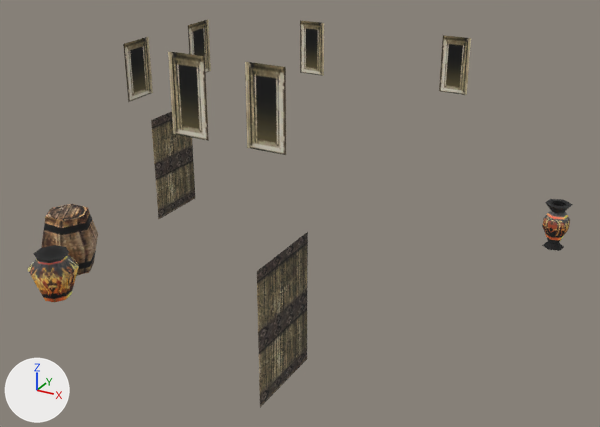
Before and after pictures for a commit that changed the COLLADA model client/art/meshes/props/hele_house_d_props.dae.
Before and after are seen from a 50 mm lens placed at (0.27, -0.46, 0.299), pointed at (0.003, 0.025, 0.056). The axes (+X, +Y, +Z) are drawn at lower left. The lights are the same throughout. Where no turn or scale is listed for an object, it has been applied to the vertices.
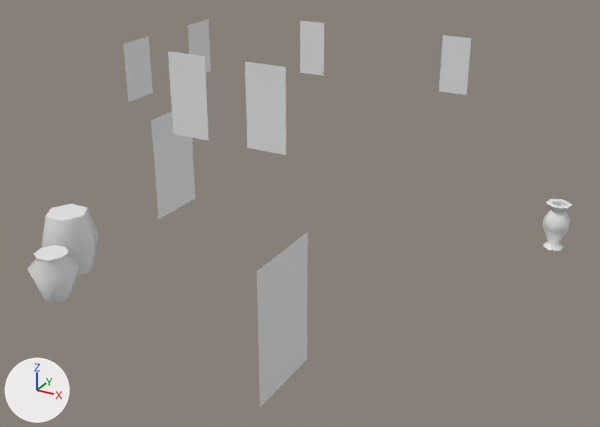
Patch to the scene script:
```diff
--- a/client/art/meshes/props/hele_house_d_props.dae.py
+++ b/client/art/meshes/props/hele_house_d_props.dae.py
@@ me_object1051mesh @@
 me_object1051mesh.from_pydata(...)  # 136 vertices, 198 faces; spans x -0.134..0.215, y -0.294..0.015, z -0.11..0.063
-me_object1051mesh.materials.append(mat_10___default)  # picture img_hele_props_a_dds
```

Boxes [x1, y1, x2, y2] around the edits, measured in the pictures (600 x 427 px):
'Object1051', recoloured: [27, 19, 573, 407] in both
